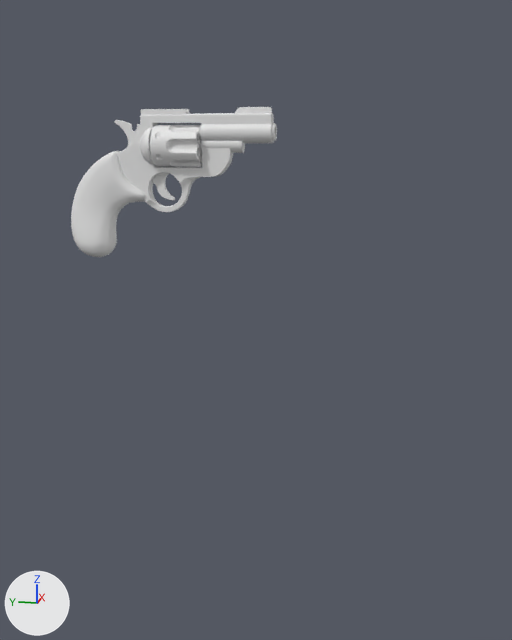
Two versions of the Blender file Models/Revolver.blend, one commit apart.
Both versions are drawn from a 50 mm lens placed at (-27.2, -8.5, 0.0), pointed at (0.0, -3.0, -6.8). Lighting does not change. The marker at lower left points along +X, +Y and +Z.

Before the edit, the objects in view are built like this:
```python
me_barrel = bpy.data.meshes.new('Barrel')
me_barrel.from_pydata(...)  # 736 vertices, 722 faces; spans x -0.41..0.41, y -3.79..-0.89, z 0.09..0.91
me_barrel.polygons.foreach_set('use_smooth', [True] * 722)
me_cylinder = bpy.data.meshes.new('Cylinder')
me_cylinder.from_pydata(...)  # 3930 vertices, 3919 faces; spans x -0.8..0.8, y -1.46..0.95, z -0.8..0.8
me_cylinder.polygons.foreach_set('use_smooth', [True] * 3919)
me_handle = bpy.data.meshes.new('Handle')
me_handle.from_pydata(...)  # 246 vertices, 230 faces; spans x 0.0..0.69, y 1.29..4.59, z -4.48..-0.17
me_handle.polygons.foreach_set('use_smooth', [True] * 230)
ob_barrel = bpy.data.objects.new('Barrel', me_barrel)
ob_barrel.location = (0.0, 0.0, 0.0)
_m = ob_barrel.modifiers.new('Subsurf', 'SUBSURF')
ob_cylinder = bpy.data.objects.new('Cylinder', me_cylinder)
ob_cylinder.location = (0.0, 0.0, 0.0)
_m = ob_cylinder.modifiers.new('Subsurf', 'SUBSURF')
_m.levels = 2
ob_handle = bpy.data.objects.new('Handle', me_handle)
ob_handle.location = (0.0, 0.0, 0.0)
_m = ob_handle.modifiers.new('Mirror', 'MIRROR')
_m.use_clip = True
_m = ob_handle.modifiers.new('Subsurf', 'SUBSURF')
_m.levels = 2
# also in view: 'GunFrame' at (0.0, -0.5, -0.7)
```
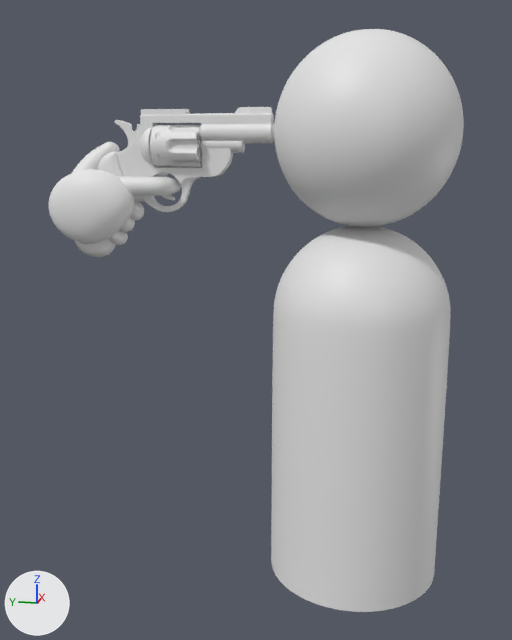
Commit message: Character Modeling

Boxes (x1, y1, x2, y2) around the edits, measured in the pictures (512 x 640 px):
'CharacterBase', added
    after: (49, 29, 464, 612)
'Handle', unchanged, covered by the edit
    before: (71, 151, 146, 257)
    after: (75, 151, 146, 257)

Patch to the scene script:
```diff
--- a/Models/Revolver.blend.py
+++ b/Models/Revolver.blend.py
@@ me_characterbase @@
+me_characterbase.from_pydata(...)  # 877 vertices, 845 faces; spans x -1.0..1.0, y -1.0..3.56, z -3.06..2.97
+me_characterbase.polygons.foreach_set('use_smooth', [True] * 845)
@@ ob_characterbase @@
+ob_characterbase = bpy.data.objects.new('CharacterBase', me_characterbase)
+ob_characterbase.location = (0.0, -7.18, -6.39)
+ob_characterbase.scale = (3.51, 3.51, 3.51)
+_m = ob_characterbase.modifiers.new('Subsurf', 'SUBSURF')
+_m.levels = 3
```
